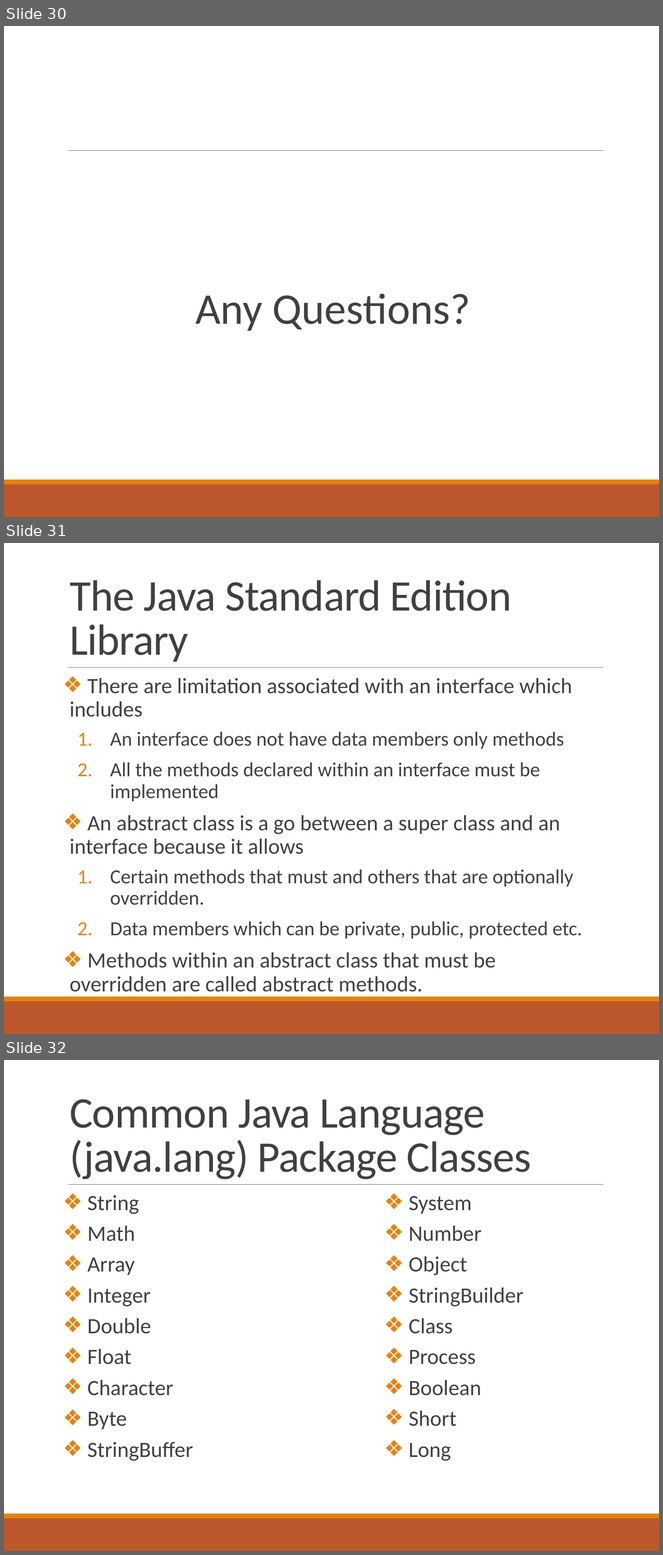
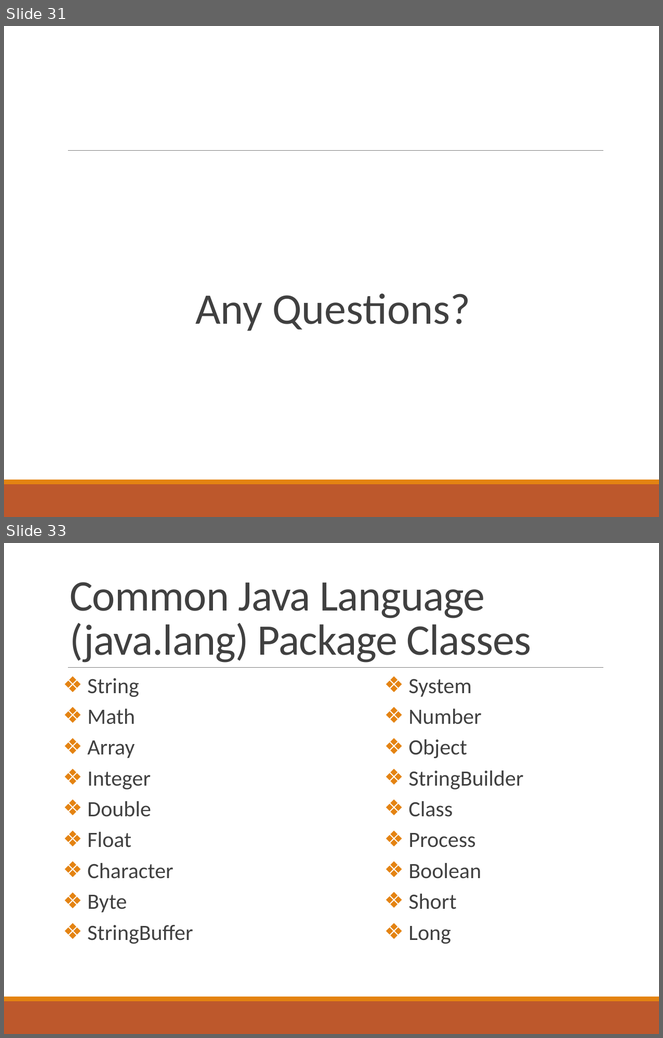
Before and after one commit to deeperj/dillinger, a slide deck: thesis/ukapp2/wqu_isc/sofware_design/Javabc04.pptx. Shown one above the other, each under a label of ours: slides 30, 31 and 32 before the commit, slides 31 and 33 after it; the slides between them are not shown. The pictures are 663x1555 and 663x1038 pixels, drawn with LibreOffice and Linux fonts; fonts in the diff are those of the drawing. Boxes give left, top, right and bottom in pixels: in the first picture for what was removed or moved away, otherwise in the second. Text is boxed around its words. In the diff, an @@ line names an element or a change of style, - is before the commit and + after.

Commit message:
java11

```diff
--- a/thesis/ukapp2/wqu_isc/sofware_design/Javabc04.pptx
+++ b/thesis/ukapp2/wqu_isc/sofware_design/Javabc04.pptx
@@ slide 31 removed at (4, 543, 659, 1034), background #FFFFFF; not listed: 3 template elements that a slide beside it also shows @@
@@ title removed at (70, 580, 512, 662) @@
-The Java Standard Edition Library
@@ text removed at (70, 678, 582, 968) @@
-❖ There are limitation associated with an interface which includes
-  1. An interface does not have data members only methods
-  2. All the methods declared within an interface must be implemented
-❖ An abstract class is a go between a super class and an interface because it allows
-  1. Certain methods that must and others that are optionally overridden.
-  2. Data members which can be private, public, protected etc.
-❖ Methods within an abstract class that must be overridden are called abstract methods.
@@ what was slide 30 is now slide 31 @@
@@ what was slide 32 is now slide 33 @@
```
Also in this commit, not shown: 5 slides changed, 3 slides added, 1 other slide removed, 4 other files.
